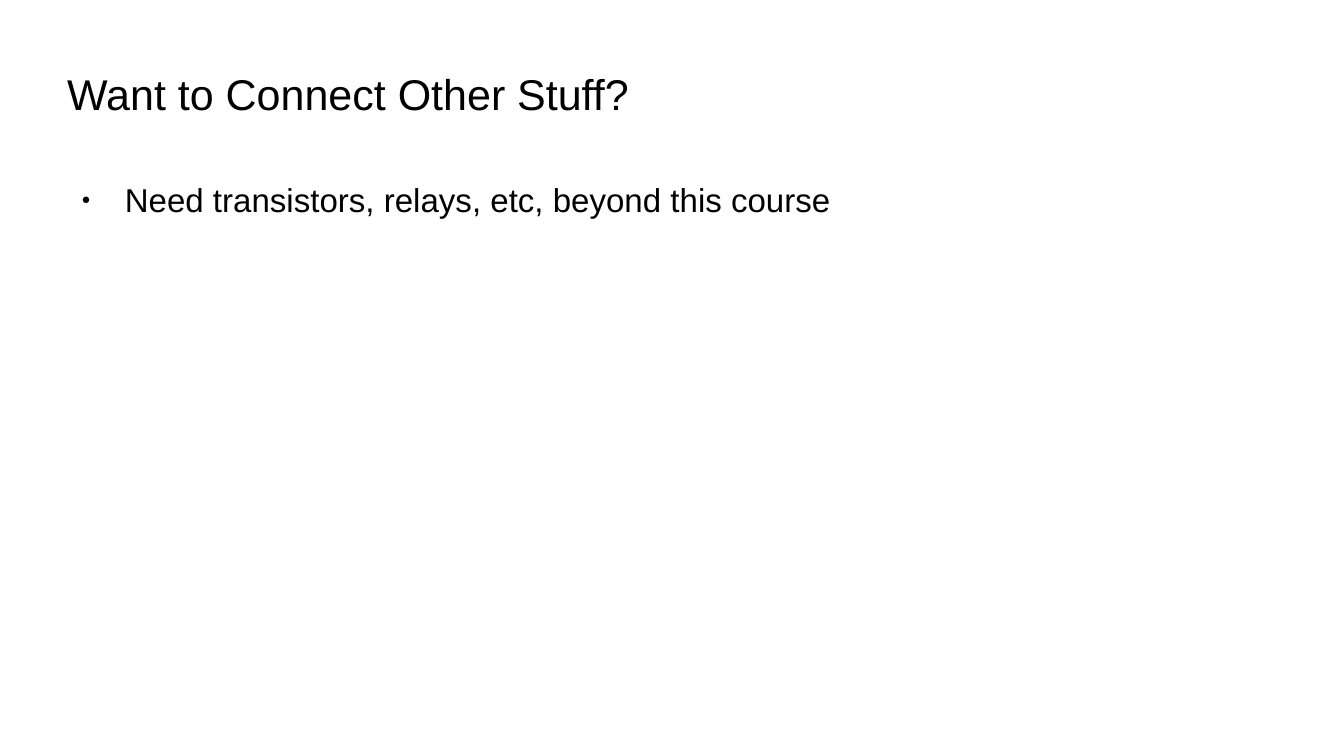
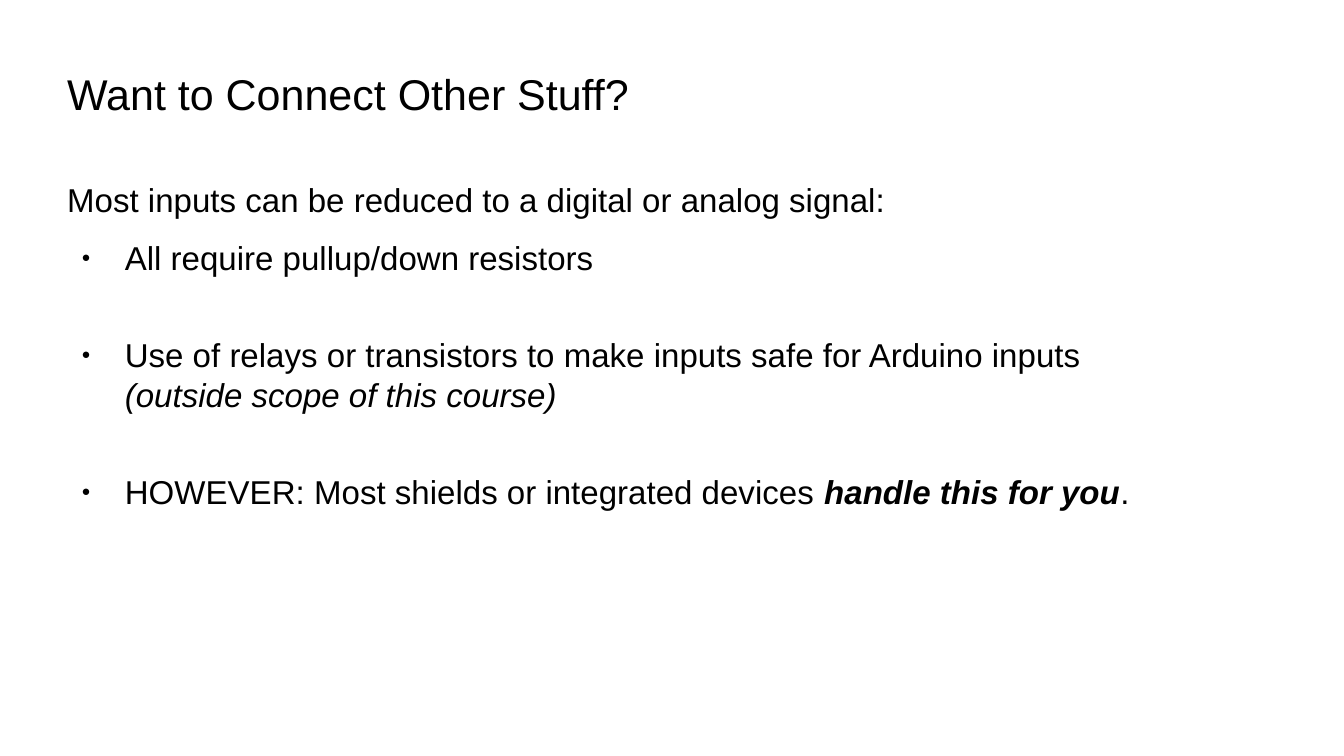
Before and after one commit to bradakelly/ArduinoDevelopmentWorkshop, a slide deck: slide 17 of CourseSlideshow.odp (slide 12 before the commit). Drawn at 1344x756 pixels with LibreOffice and Linux fonts; fonts in the diff are those of the drawing; background and template pictures are left out. Boxes give left, top, right and bottom in pixels: in the first picture for what was removed or moved away, otherwise in the second. Text is boxed around its words. In the diff, an @@ line names an element or a change of style, - is before the commit and + after.

Commit message:
ADded schematics and analog input slides

```diff
--- a/CourseSlideshow.odp
+++ b/CourseSlideshow.odp
@@ text at [67,188,1130,511]: text changed @@
-● Need transistors, relays, etc, beyond this course
+Most inputs can be reduced to a digital or analog signal:
+● All require pullup/down resistors
+● Use of relays or transistors to make inputs safe for Arduino inputs
+  (outside scope of this course)
+● HOWEVER: Most shields or integrated devices handle this for you.
```
Also in this commit, not shown: 4 other slides changed, 5 slides added.
